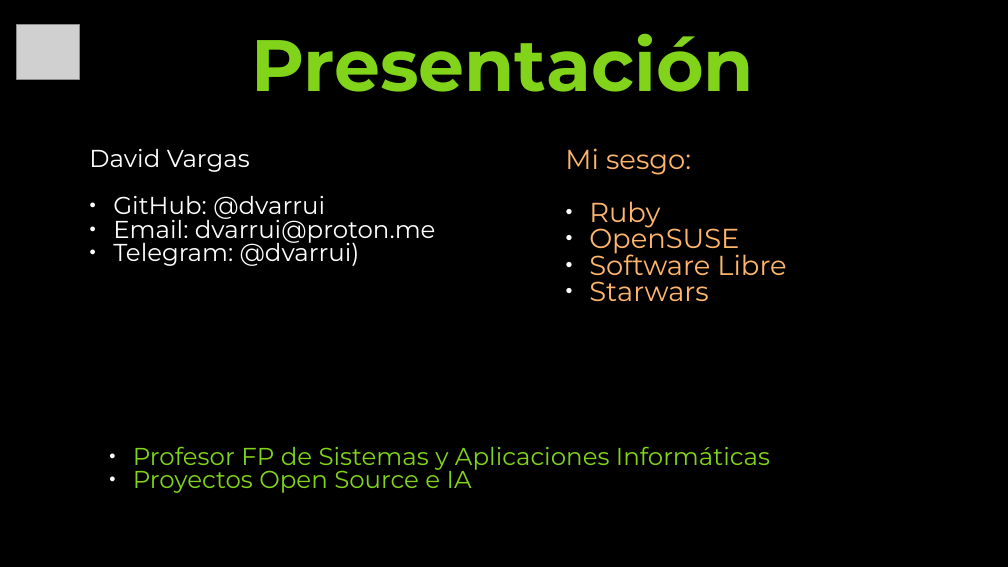
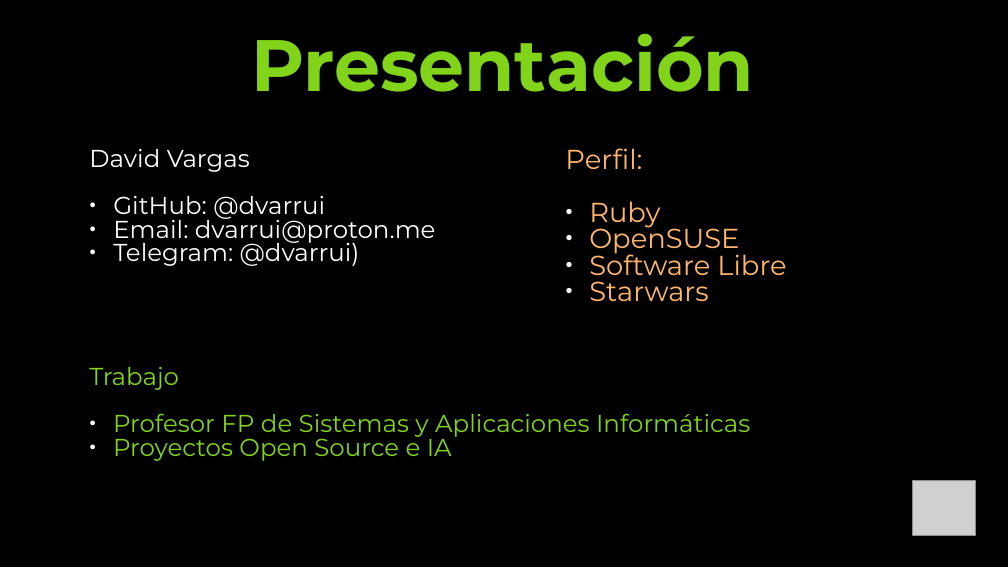
Before and after one commit to dvarrui/charlas, a slide deck: slide 3 of teuton/rubysur.2608/20260819-teuton-rubysur.odp. Drawn at 1008x567 pixels with LibreOffice and Linux fonts; fonts in the diff are those of the drawing; grey boxes stand for pictures. Boxes give left, top, right and bottom in pixels: in the first picture for what was removed or moved away, otherwise in the second. Text is boxed around its words. In the diff, an @@ line names an element or a change of style, - is before the commit and + after.

```diff
--- a/teuton/rubysur.2608/20260819-teuton-rubysur.odp
+++ b/teuton/rubysur.2608/20260819-teuton-rubysur.odp
@@ text at (x1=565, y1=148, x2=642, y2=169): text changed @@
-Mi sesgo:
+Perfil:
@@ text "Trabajo" moved from (x1=133, y1=446, x2=770, y2=493) to (x1=89, y1=367, x2=750, y2=461) @@
@@ text at (x1=89, y1=367, x2=179, y2=390): paragraph added @@
+Trabajo
@@ picture moved from (x1=17, y1=24, x2=80, y2=80) to (x1=913, y1=481, x2=976, y2=536) @@
```
Also in this commit, not shown: 18 other slides changed, 3 slides added, 2 slides removed, 1 other file.
